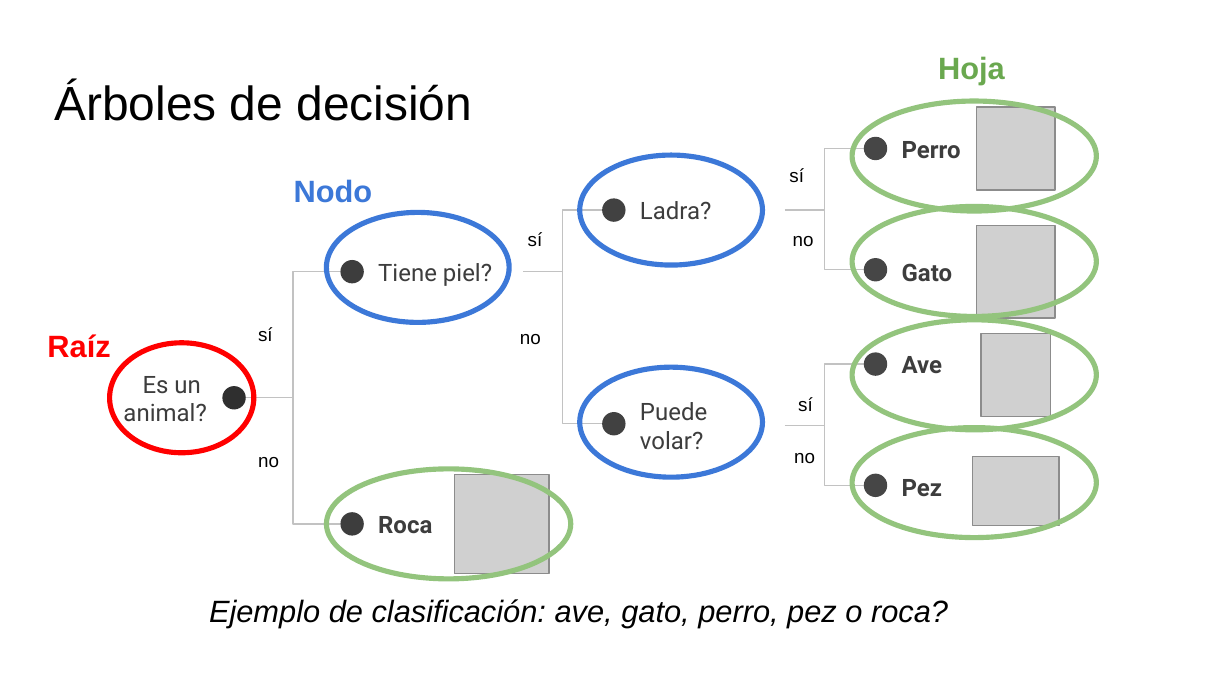
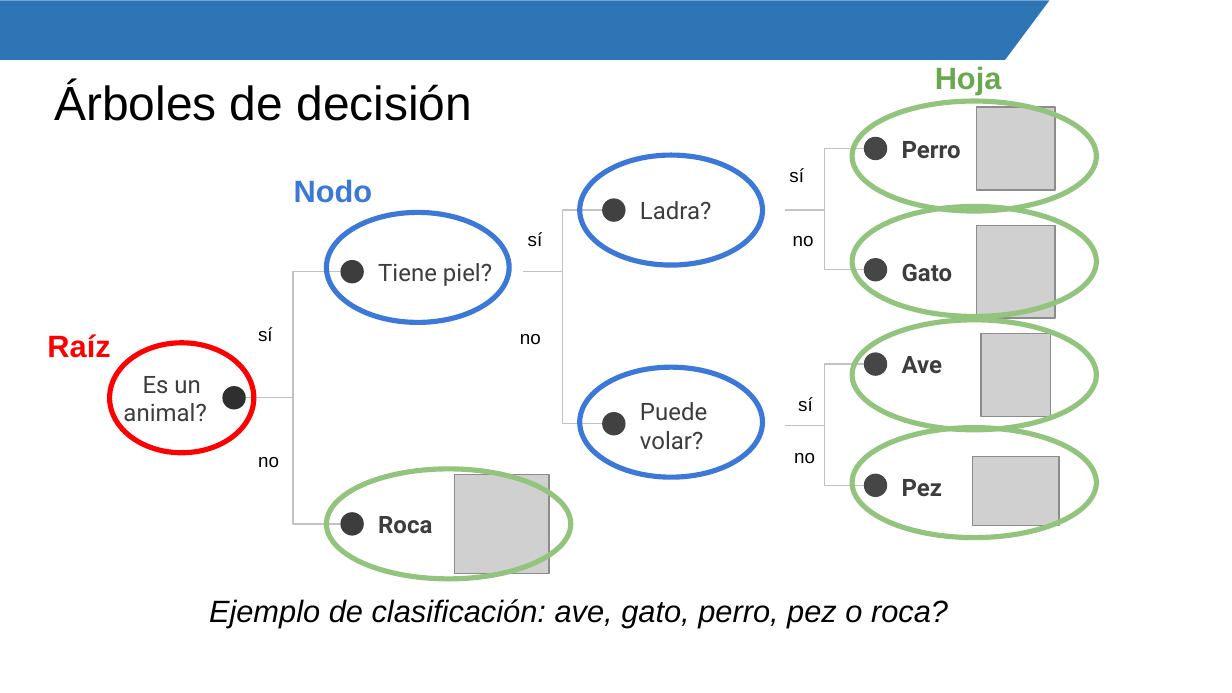
Before and after one commit to Mily3000/Diplomatura-de-Especializacion-en-Desarrollo-de-Aplicaciones-con-IA, a slide deck: slide 6 of Fundamentos de Machine Learning/2. Árboles de decisión.pptx. Drawn at 1232x693 pixels with LibreOffice and Linux fonts; fonts in the diff are those of the drawing; grey boxes stand for pictures; background and template pictures are left out. Boxes give left, top, right and bottom in pixels: in the first picture for what was removed or moved away, otherwise in the second. Text is boxed around its words. In the diff, an @@ line names an element or a change of style, - is before the commit and + after.

```diff
--- a/Fundamentos de Machine Learning/2. Árboles de decisión.pptx
+++ b/Fundamentos de Machine Learning/2. Árboles de decisión.pptx
@@ trapezoid added at box(0, 0, 1050, 59), fill #2E75B5 @@
@@ text "Hoja": place and size @@
-text "Hoja" at box(938, 56, 1005, 84)
+text "Hoja" at box(935, 66, 1002, 95)
```
Also in this commit, not shown: 41 other slides changed, 2 slides added, 1 slide removed, 3 other files.
